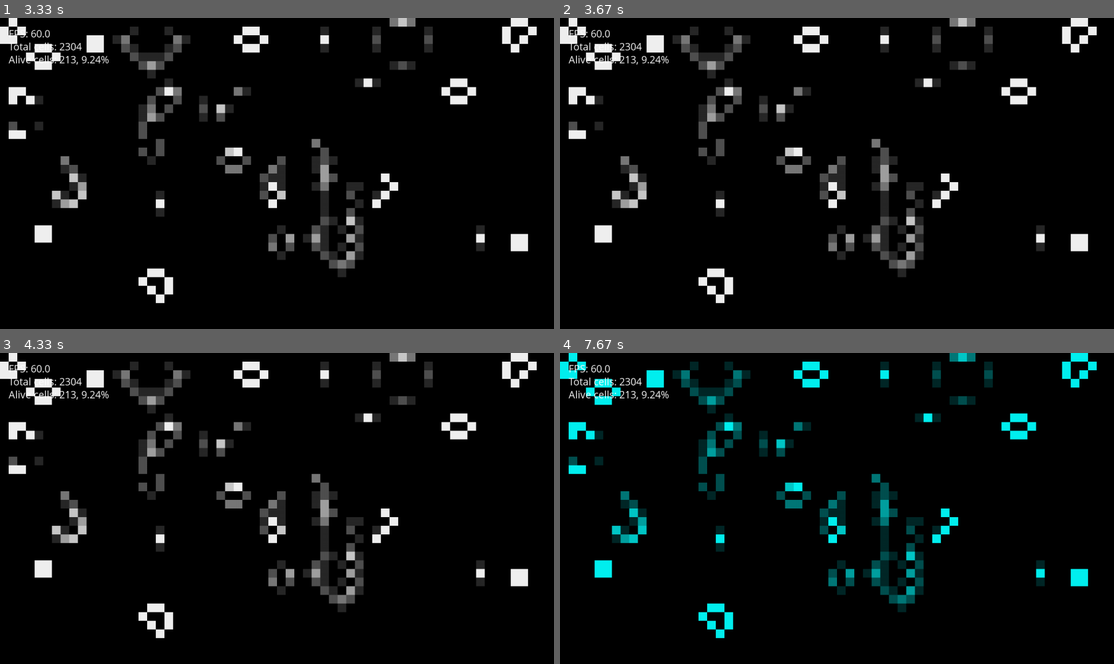
Above: before the commit, frames 1-4 (two rows, left to right).
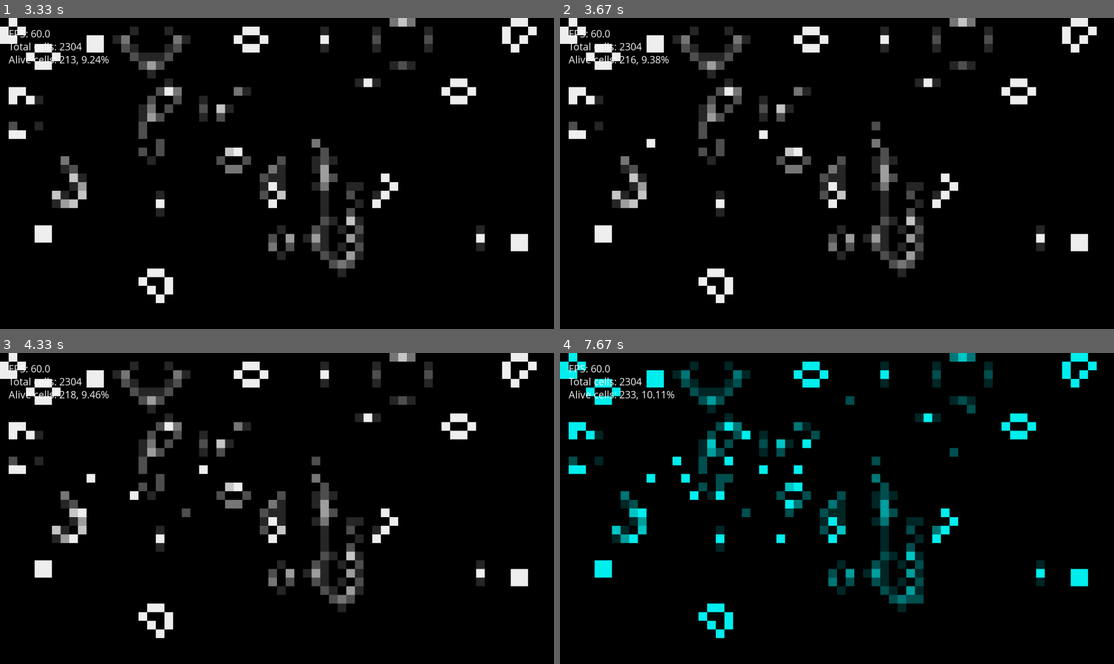
Above: after the commit, the same moments.

Repository: DavideTonin99/pygameoflife
Game: pygame game, started from main.py
The game is run twice, just before and just after one commit, with the same random seed, the same clock (stepped at 60 frames per second) and the same inputs.
Inputs (mouse positions are in pixels of both pictures, inside the frame that each line leads up to):
- Up to frame 1 (3.33 s): tap W at 0.33, 1.73, 2.03, 2.23, 2.57, 2.87 s; tap + at 0.67 s; tap - at 1 s; press the mouse at (88, 142) at 1.37 s; move the mouse to (227, 148) at 1.47 s; release the mouse at (365, 154) at 1.6 s; tap G at 1.82 s; tap B at 2.32 s; tap Space at 3 s
- Up to frame 2 (3.67 s): press the mouse at (648, 142) at 3.37 s; move the mouse to (764, 133) at 3.47 s; release the mouse at (875, 123) at 3.6 s
- Up to frame 3 (4.33 s): press the mouse at (88, 477) at 3.7 s; move the mouse to (138, 496) at 3.8 s; release the mouse at (182, 514) at 3.93 s; press the mouse at (88, 477) at 4.03 s; move the mouse to (83, 508) at 4.13 s; release the mouse at (77, 539) at 4.27 s
- Up to frame 4 (7.67 s): press the mouse at (648, 477) at 4.37 s; move the mouse to (781, 539) at 4.47 s; release the mouse at (914, 601) at 4.6 s; press the mouse at (648, 477) at 4.7 s; move the mouse to (792, 502) at 4.8 s; release the mouse at (936, 527) at 4.93 s; tap C at 5 s; press the mouse at (648, 477) at 5.37 s; move the mouse to (681, 458) at 5.47 s; release the mouse at (709, 440) at 5.6 s; press the mouse at (648, 477) at 5.7 s; move the mouse to (715, 496) at 5.8 s; release the mouse at (787, 511) at 5.93 s; press the mouse at (648, 477) at 6.03 s; move the mouse to (798, 464) at 6.13 s; release the mouse at (947, 452) at 6.27 s; press the mouse at (648, 477) at 6.37 s; move the mouse to (748, 436) at 6.47 s; release the mouse at (853, 399) at 6.6 s; press the mouse at (648, 477) at 6.7 s; move the mouse to (731, 458) at 6.8 s; release the mouse at (814, 436) at 6.93 s; press the mouse at (648, 477) at 7.03 s; move the mouse to (687, 480) at 7.13 s; release the mouse at (726, 483) at 7.27 s; press the mouse at (648, 477) at 7.37 s; move the mouse to (809, 440) at 7.47 s; release the mouse at (964, 405) at 7.6 s

Frame 1 is identical in both runs. In frame 2, 0.2% of the frame differs, in the area x 12-58%, y 12-42%; in frame 3, 0.4%; in frame 4, 1.3%, in the area x 11-75%, y 12-81%.

Commit message:
Added cell selection whit the mouse when the game is stopped

Diff:
--- a/main.py
+++ b/main.py
@@ -1,26 +1,30 @@
 """
 Simulation of Game of Life with pygame
 """
-import pygame, random, threading
+import numpy as np
+import pygame
+import random
 from pygame.locals import *
-import numpy as np
 
 __author__ = "Davide Tonin"
 
 game_ended = False
 game_stop = False
 board_changed = False
+cells_selected = False
+
 CELL_SIZE = 20
 FPS = 60
 total_cells, alive_cells = 0, 0
 game_board = None
 color = "red"
+mouse_clicked = False
 
 
 def init_board():
     """Initialize the game board with random alive and dead cells"""
     global game_board
-    game_board = np.random.randint(2, size=(HEIGHT//CELL_SIZE, WIDTH//CELL_SIZE))
+    game_board = np.random.randint(2, size=(HEIGHT // CELL_SIZE, WIDTH // CELL_SIZE))
 
 
 def game_board_transition():
@@ -33,51 +37,58 @@
             alive_neighbours = 0
             # control of  the above row
             if row > 0:
-                if column > 0 and previous_game_board[row-1][column-1] > 0:
-                    alive_neighbours += 1
-                if previous_game_board[row-1][column] > 0:
+                if column > 0 and previous_game_board[row - 1][column - 1] > 0:
+                    alive_neighbours += 1
+                if previous_game_board[row - 1][column] > 0:
                     alive_neighbours += 1
 
                 try:
-                    if previous_game_board[row-1][column+1] > 0:
+                    if previous_game_board[row - 1][column + 1] > 0:
                         alive_neighbours += 1
-                except IndexError: pass
+                except IndexError:
+                    pass
 
             # control of the right neighbours
             try:
-                if previous_game_board[row][column+1] > 0:
-                    alive_neighbours += 1
-            except IndexError: pass
+                if previous_game_board[row][column + 1] > 0:
+                    alive_neighbours += 1
+            except IndexError:
+                pass
 
             # control of the below row
             try:
-                if previous_game_board[row+1][column+1] > 0:
-                    alive_neighbours += 1
-            except IndexError: pass
-
-            try:
-                if previous_game_board[row+1][column] > 0:
-                    alive_neighbours += 1
-            except IndexError: pass
+                if previous_game_board[row + 1][column + 1] > 0:
+                    alive_neighbours += 1
+            except IndexError:
+                pass
+
+            try:
+                if previous_game_board[row + 1][column] > 0:
+                    alive_neighbours += 1
+            except IndexError:
+                pass
 
             if column > 0:
                 try:
-                    if previous_game_board[row+1][column-1] > 0:
+                    if previous_game_board[row + 1][column - 1] > 0:
                         alive_neighbours += 1
-                except IndexError: pass
+                except IndexError:
+                    pass
 
                 # control of the left neighbours
                 try:
-                    if previous_game_board[row][column-1] > 0:
+                    if previous_game_board[row][column - 1] > 0:
                         alive_neighbours += 1
-                except IndexError: pass
+                except IndexError:
+                    pass
 
             if game_board[row][column] > 0:
                 if alive_neighbours == 2 or alive_neighbours == 3:
                     if game_board[row][column] < 6:
                         game_board[row][column] += 1
 
-                else: game_board[row][column] = 0
+                else:
+                    game_board[row][column] = 0
             else:
                 if alive_neighbours == 3:
                     game_board[row][column] = 1
@@ -91,12 +102,14 @@
     global game_board, CELL_SIZE
     CELL_SIZE += 1 if action == "+" else -1
 
-    new_game_board = np.zeros((HEIGHT//CELL_SIZE, WIDTH//CELL_SIZE), dtype=int)
+    new_game_board = np.zeros((HEIGHT // CELL_SIZE, WIDTH // CELL_SIZE), dtype=int)
 
     for row in range(new_game_board.shape[0]):
         for column in range(new_game_board[row].shape[0]):
-            try: new_game_board[row][column] = game_board[row][column]
-            except: new_game_board[row][column] = random.randint(0, 1)
+            try:
+                new_game_board[row][column] = game_board[row][column]
+            except:
+                new_game_board[row][column] = random.randint(0, 1)
 
     game_board = np.copy(new_game_board)
 
@@ -108,20 +121,40 @@
     for row in range(game_board.shape[0]):
         for column in range(game_board[row].shape[0]):
             if game_board[row][column] > 0:
-                if color == "red": alive_color = (game_board[row][column]*40, 0, 0)
-                elif color == "green": alive_color = (0, game_board[row][column]*40, 0)
-                elif color == "blue": alive_color = (0, 0, game_board[row][column]*40)
-                elif color == "cyan": alive_color = (0, game_board[row][column]*40, game_board[row][column]*40)
-                elif color == "white":alive_color = (game_board[row][column] * 40, game_board[row][column] * 40, game_board[row][column] * 40)
-                pygame.draw.rect(game_window, alive_color, [column*CELL_SIZE, row*CELL_SIZE, CELL_SIZE, CELL_SIZE])
+                if color == "red":
+                    alive_color = (game_board[row][column] * 40, 0, 0)
+                elif color == "green":
+                    alive_color = (0, game_board[row][column] * 40, 0)
+                elif color == "blue":
+                    alive_color = (0, 0, game_board[row][column] * 40)
+                elif color == "cyan":
+                    alive_color = (0, game_board[row][column] * 40, game_board[row][column] * 40)
+                elif color == "white":
+                    alive_color = (
+                        game_board[row][column] * 40, game_board[row][column] * 40, game_board[row][column] * 40)
+                pygame.draw.rect(game_window, alive_color, [column * CELL_SIZE, row * CELL_SIZE, CELL_SIZE, CELL_SIZE])
+
+
+def select_cells():
+    global alive_cells
+
+    row, col = pygame.mouse.get_pos()[1] // CELL_SIZE, pygame.mouse.get_pos()[0] // CELL_SIZE
+    try:
+        if game_board[row][col] < 6:
+            game_board[row][col] += 1
+        if game_board[row][col] == 1:
+            alive_cells += 1
+        cells_selected = True
+    except:
+        pass
 
 
 if __name__ == '__main__':
     pygame.init()
 
     GAME_RESOLUTION = WIDTH, HEIGHT = pygame.display.Info().current_w, pygame.display.Info().current_h
-    game_window = pygame.display.set_mode(GAME_RESOLUTION, FULLSCREEN|HWSURFACE|DOUBLEBUF|HWACCEL)
-    pygame.display.set_caption("PyGameOfLife, "+__author__)
+    game_window = pygame.display.set_mode(GAME_RESOLUTION, FULLSCREEN | HWSURFACE | DOUBLEBUF | HWACCEL)
+    pygame.display.set_caption("PyGameOfLife, " + __author__)
     clock = pygame.time.Clock()
 
     pygame.font.init()
@@ -143,27 +176,41 @@
                 if event.key == K_b:                           color = "blue"; board_changed = True
                 if event.key == K_c:                           color = "cyan"; board_changed = True
                 if event.key == K_w:                           color = "white"; board_changed = True
-                if event.key == K_p or event.key == K_PLUS:    resize_board("+"); game_stop = False; board_changed = True
-                if event.key == K_m or event.key == K_MINUS:   resize_board("-"); game_stop = False; board_changed = True
-
-        if not game_stop or board_changed == True:
-            pygame.Surface.fill(game_window, (0, 0, 0))
+                if event.key == K_p or event.key == K_PLUS:    resize_board(
+                    "+"); game_stop = False; board_changed = True
+                if event.key == K_m or event.key == K_MINUS:   resize_board(
+                    "-"); game_stop = False; board_changed = True
+            if event.type == MOUSEBUTTONDOWN:
+                mouse_clicked = True
+            if event.type == MOUSEBUTTONUP:
+                mouse_clicked = False
+
+        pygame.Surface.fill(game_window, (0, 0, 0))
+
+        if not game_stop or board_changed:
 
             if board_changed:
-                board_changed = not board_changed
+                board_changed = False
             else:
                 game_board_transition()
 
-            draw_game_board()
-
-            total_cells = (WIDTH // CELL_SIZE) * (HEIGHT // CELL_SIZE)
-
-            game_window.blit(text_settings.render("FPS: "+str(round(clock.get_fps(), 2)), True, (255, 255, 255)), (20, 20))
-            game_window.blit(text_settings.render("Total cells: "+str(total_cells), True, (255, 255, 255)), (20, 50))
-            game_window.blit(text_settings.render("Alive cells: " + str(alive_cells)+", "+str(round(alive_cells*100/total_cells, 2))+"%", True,(255, 255, 255)), (20, 80))
-
-            pygame.display.flip()
-            clock.tick(FPS)
+        elif game_stop:
+            if mouse_clicked:
+                select_cells()
+
+        draw_game_board()
+
+        total_cells = (WIDTH // CELL_SIZE) * (HEIGHT // CELL_SIZE)
+
+        game_window.blit(text_settings.render("FPS: " + str(round(clock.get_fps(), 2)), True, (255, 255, 255)),
+                         (20, 20))
+        game_window.blit(text_settings.render("Total cells: " + str(total_cells), True, (255, 255, 255)), (20, 50))
+        game_window.blit(text_settings.render(
+            "Alive cells: " + str(alive_cells) + ", " + str(round(alive_cells * 100 / total_cells, 2)) + "%", True,
+            (255, 255, 255)), (20, 80))
+
+        pygame.display.flip()
+        clock.tick(FPS)
 
     pygame.quit()
     exit()
Not shown, changed: README.md
